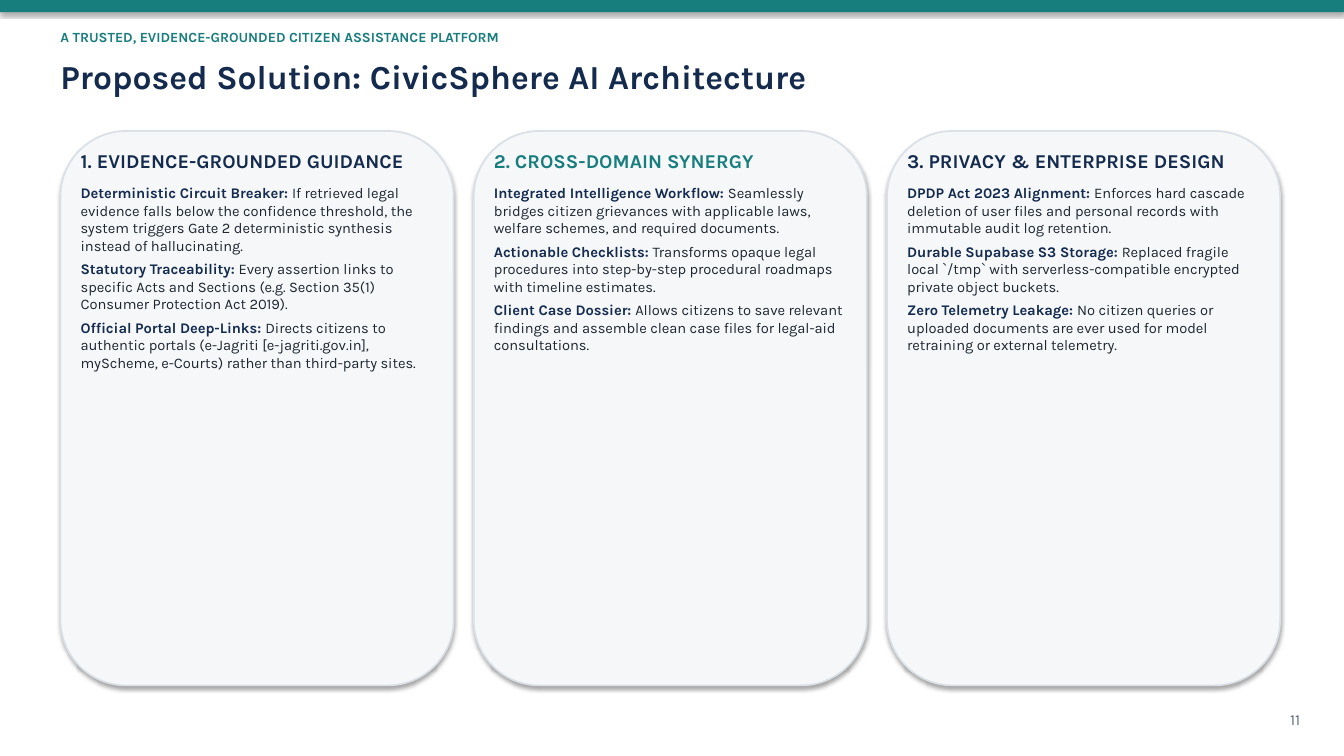
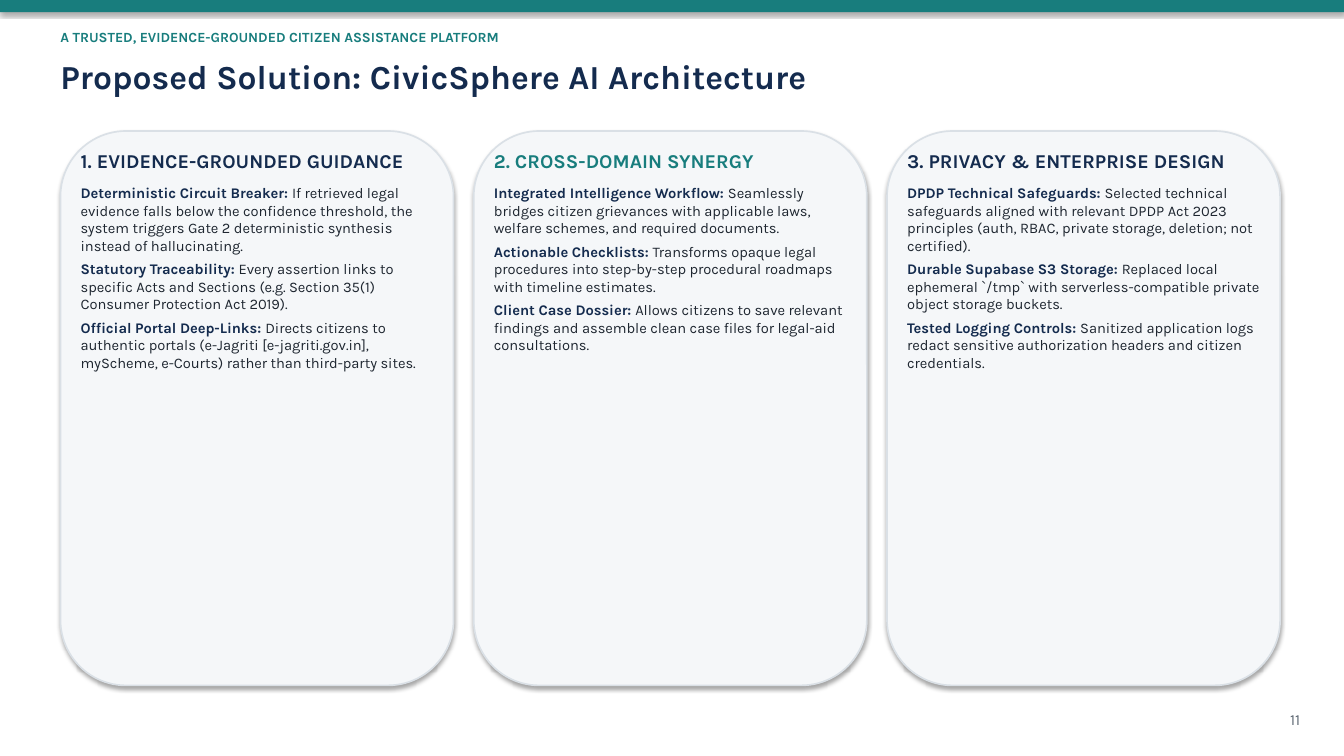
Before and after one commit to DEVANSHSAVLA/Finalyear_MajorProject, a slide deck: slide 11 of docs/review-2-submission/CivicSphere_AI_Review_2_Presentation.pptx. Drawn at 1344x756 pixels with LibreOffice and Linux fonts; fonts in the diff are those of the drawing. Boxes give left, top, right and bottom in pixels: in the first picture for what was removed or moved away, otherwise in the second. Text is boxed around its words. In the diff, an @@ line names an element or a change of style, - is before the commit and + after.

```diff
--- a/docs/review-2-submission/CivicSphere_AI_Review_2_Presentation.pptx
+++ b/docs/review-2-submission/CivicSphere_AI_Review_2_Presentation.pptx
@@ text at [907,187,1260,368]: text changed @@
-DPDP Act 2023 Alignment: Enforces hard cascade deletion of user files and personal records with immutable audit log retention.
-Durable Supabase S3 Storage: Replaced fragile local `/tmp` with serverless-compatible encrypted private object buckets.
-Zero Telemetry Leakage: No citizen queries or uploaded documents are ever used for model retraining or external telemetry.
+DPDP Technical Safeguards: Selected technical safeguards aligned with relevant DPDP Act 2023 principles (auth, RBAC, private storage, deletion; not certified).
+Durable Supabase S3 Storage: Replaced local ephemeral `/tmp` with serverless-compatible private object storage buckets.
+Tested Logging Controls: Sanitized application logs redact sensitive authorization headers and citizen credentials.
```
Also in this commit, not shown: 7 other slides changed, 15 other files.
